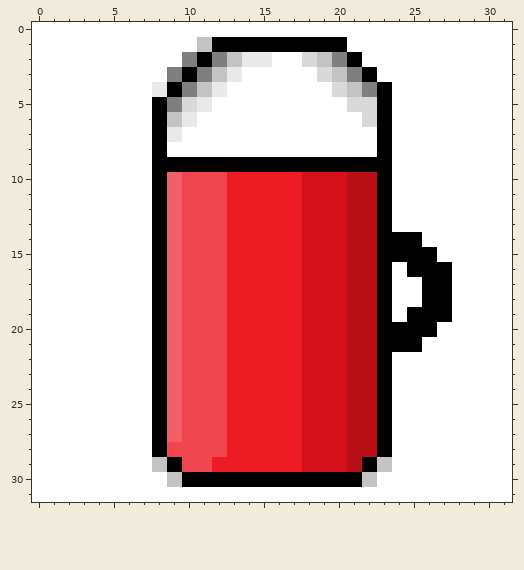
Two versions of one pixel-art sprite, media/textures/Item_ThermoMug.png. The picture above was drawn from the file before the commit.
The file is 32x32 pixels.
And afterwards:
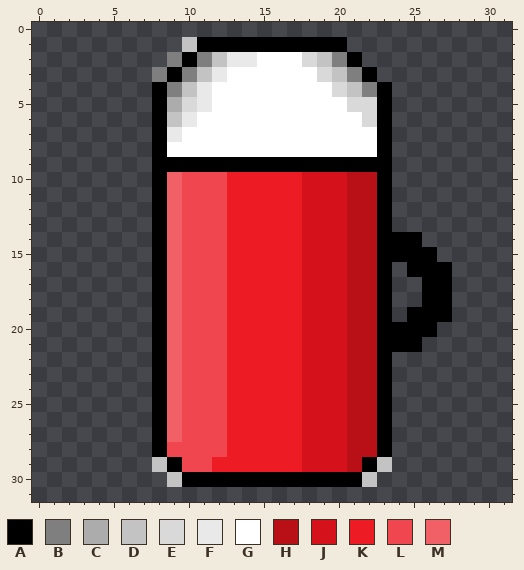
Palette (. is transparent): A #000000  B #7f7f7f  C #acacac  D #c3c3c3  E #d9d9d9  F #e9e9e9  G #ffffff  H #b90f17  J #d5111b  K #ed1c24  L #f0464f  M #f26067
Edits made:
Changed rows in their new state; - is an unchanged pixel.
first column x 0:
 0 ................................
 1 ..........DA---------...........
 2 .........BABDF-G------..........
 3 ........BABDFG---------.........
 4 ........ABDFG-----------........
 5 ........-C--------------........
 6 ........----------------........
 7 ........----------------........
 8 ........----------------........
 9 ........----------------........
10 ........----------------........
11 ........----------------........
12 ........----------------........
13 ........----------------........
14 ........------------------......
15 ........-------------------.....
16 ........----------------.---....
17 ........----------------..--....
18 ........----------------..--....
19 ........----------------.---....
20 ........-------------------.....
21 ........------------------......
22 ........----------------........
23 ........----------------........
24 ........----------------........
25 ........----------------........
26 ........----------------........
27 ........----------------........
28 ........----------------........
29 ........----------------........
30 .........--------------.........
31 ................................
